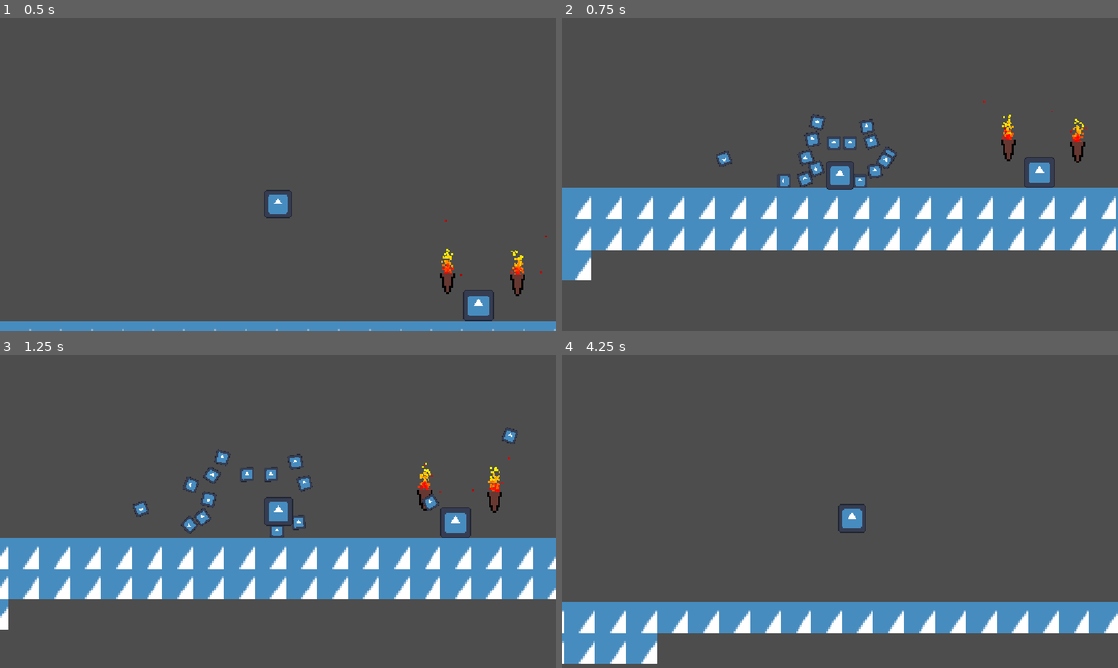
Above: before the commit, frames 1-4 (two rows, left to right).
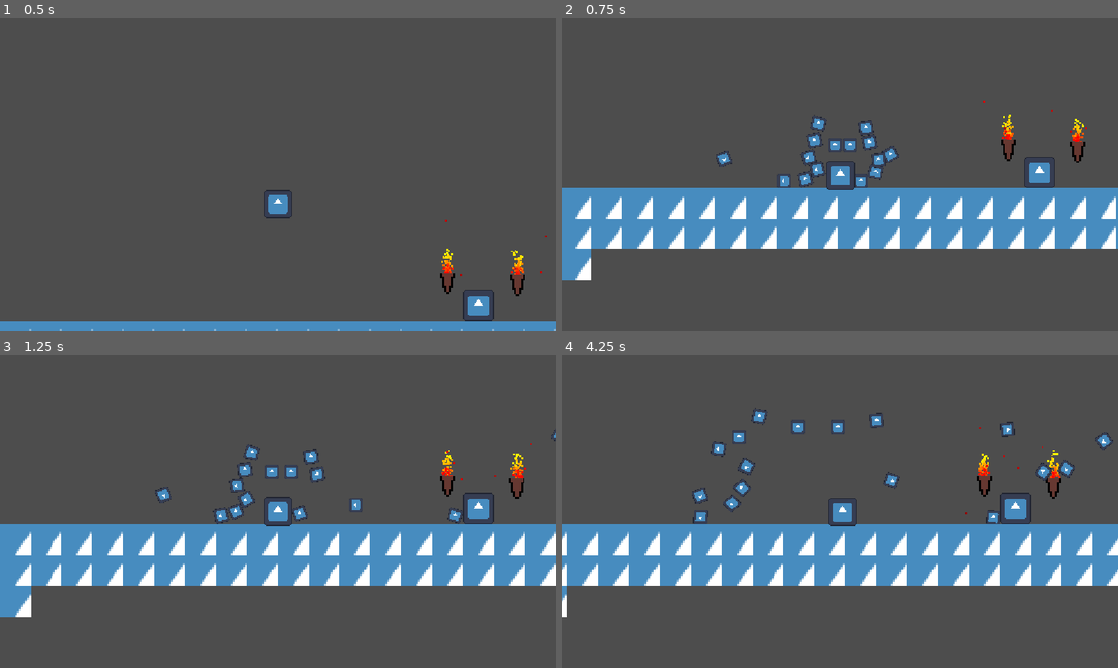
Above: after the commit, the same moments.

Repository: skueee/jame-gam-26
Game: Godot game, scene res://main.tscn
The game is run twice, just before and just after one commit, with the same random seed, the same clock (stepped at 60 frames per second) and the same inputs. The engine's default icon, where the game draws it, is replaced by a stand-in: a white triangle on a blue panel in a dark square.
Inputs (mouse positions are in pixels of both pictures, inside the frame that each line leads up to):
- Up to frame 1 (0.5 s): no input
- Up to frame 2 (0.75 s): tap Enter at 0.5 s; move the mouse to (962, 158) at 0.52 s; hold Right (right) from 0.53 s (still down); tap Down (shield) at 0.6 s; click (962, 158) at 0.67 s
- Up to frame 3 (1.25 s): keep holding Right (right); tap Up (up) at 0.77 s; tap Q (throw) at 0.8 s
- Up to frame 4 (4.25 s): move the mouse to (728, 527) at 1.27 s; tap Q (throw) at 1.35, 2.3, 3.8 s; tap Up (up) at 1.52, 3.02, 3.77 s; tap Down (shield) at 1.55, 3.05, 3.6 s; move the mouse to (895, 442) at 2.02 s; release Right (right) at 2.03 s; hold Left (left) 2.03-2.78 s; tap Shift (bridge) at 2.1 s; move the mouse to (812, 574) at 2.77 s; hold Right (right) from 2.78 s (still down); tap Space (continue) at 2.85 s; click (812, 574) at 2.92 s; move the mouse to (1006, 558) at 3.52 s

Frame 1 is identical in both runs. In frame 2, 1.3% of the frame differs, in the area x 2-100%, y 29-81%; in frame 3, 18%; in frame 4, 34%, in the area x 0-100%, y 16-99%.

Commit message:
few fixes

Diff:
--- a/player.gd
+++ b/player.gd
@@ -12,10 +12,12 @@
 @export var wall_stength := 300
 var wall_jump := false
 var wall_direction: Vector2
-
+var last_direction := 1
 var direction := 1
 var jump := false
 @export var bridge_throw_cd := 0.1
+@export var shield_force = 15.0
+@export var shield_radius = 15
 var can_bridge_throw = true
 @onready var bridge_throw_timer = $Timer
 @onready var shield_timer = $Timer2
@@ -45,6 +47,8 @@
 
 func get_input():
 	direction = Input.get_axis("left", "right")
+	if direction:
+		last_direction = direction
 	if Input.is_action_just_pressed("up"):
 		if is_on_floor():
 			jump = true
@@ -73,7 +77,7 @@
 		var potion: RigidBody2D = throwable.instantiate()
 		potion.global_position = global_position
 		get_parent().add_child(potion)
-		var throw_direction = Vector2(direction if direction else 1, 0)
+		var throw_direction = Vector2(last_direction, 0)
 		var throw_force = 500.0
 		potion.apply_central_impulse(throw_direction * throw_force)
 
@@ -84,16 +88,16 @@
 		shield_timer.start()
 		var throwable: PackedScene = load("res://throwable.tscn")
 		var count = 14
-		var radius = 15
+
 		for i in range(count):
 			var potion: RigidBody2D = throwable.instantiate()
 			var angle = TAU * i / count
-			var offset = Vector2(cos(angle), sin(angle)) * radius
+			var offset = Vector2(cos(angle), sin(angle)) * shield_radius
 			potion.global_position = global_position + offset
 			get_parent().add_child(potion)
 			var throw_direction = offset.normalized()
-			var throw_force = 20.0
-			potion.apply_central_impulse(throw_direction * throw_force)
+
+			potion.apply_central_impulse(throw_direction * shield_force)
 
 func set_velocit(delta):
 	if wall_jump:
--- a/player.tscn
+++ b/player.tscn
@@ -11,6 +11,7 @@
 gravity = 980
 max_fall = 2000
 ShrinkPercent = 30
+shield_force = 10.0
 
 [node name="Camera2D" type="Camera2D" parent="." unique_id=809773085]
 z_index = 15
